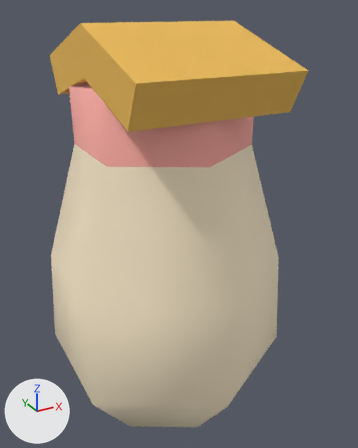
The FBX model Assets/Models/StaticMeshes/SK_Renfri.fbx as it was, and as the next commit left it.
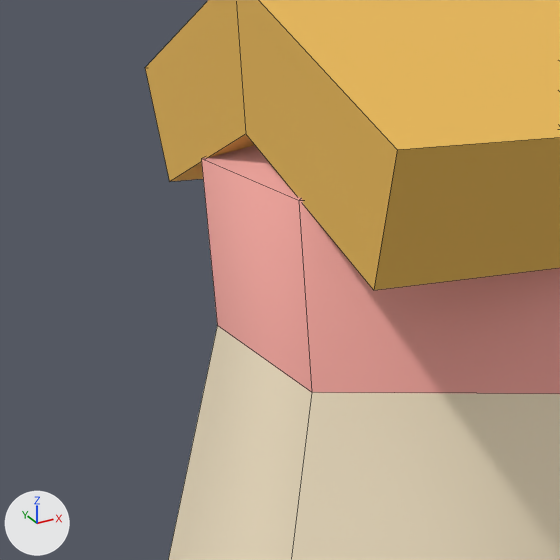
Old and new are each drawn whole from a 50 mm camera at (-2.733, -0.599, 1.137) aimed at (-2.123, 0.51, 0.583) and again close up on the part from 0% to 54% of the width and 7% to 50% of the height. Arrows for +X, +Y and +Z are at lower left; the lights stay in place. The close-ups show mesh edges as thin lines. Where no turn or scale is listed for an object, it has been applied to the vertices.
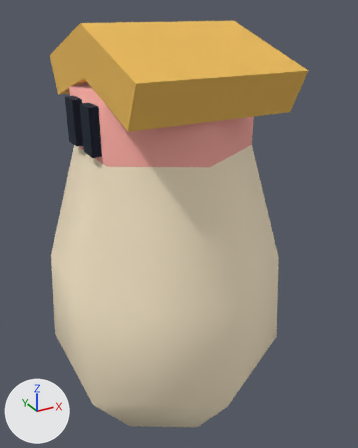
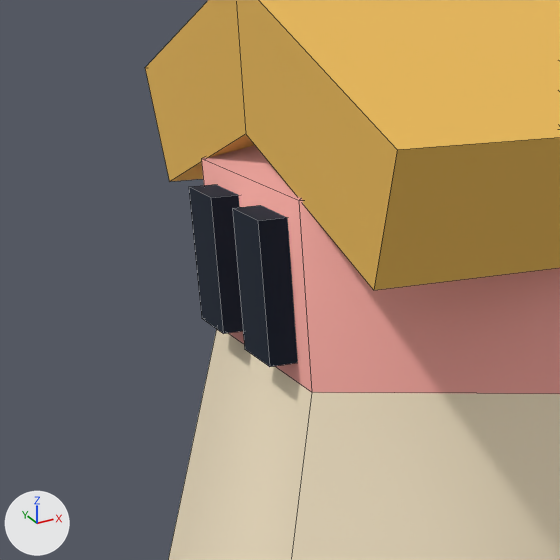
The newer file is also turned or shifted as a whole; pictures and numbers use the older file's frame.

Location of each change, [x1, y1, x2, y2] in pixels of the close-ups (560 x 560 px):
part 1 of me_sphere_002, added: after [189, 184, 298, 367]

What the commit changed:
me_sphere_002 is used by ob_sphere_001; location (-2.171, 0.51, 0.494).
me_sphere_002 had 44 vertices, 46 faces and spanned x -0.29..0.29, y -0.335..0.335, z -0.535..0.611.
me_sphere_002 now has 60 vertices, 56 faces and spans x -0.29..0.29, y -0.335..0.335, z -0.535..0.611.
Part 1, on me_sphere_002:
8 vertices are added at x -0.22..-0.219, y -0.088..0.08, z 0.338..0.447.
8 new vertices lie (0.035, 0.0, 0.0) away from vertices in x -0.22..-0.219, y -0.088..0.08, z 0.338..0.447.
10 new faces join them.
